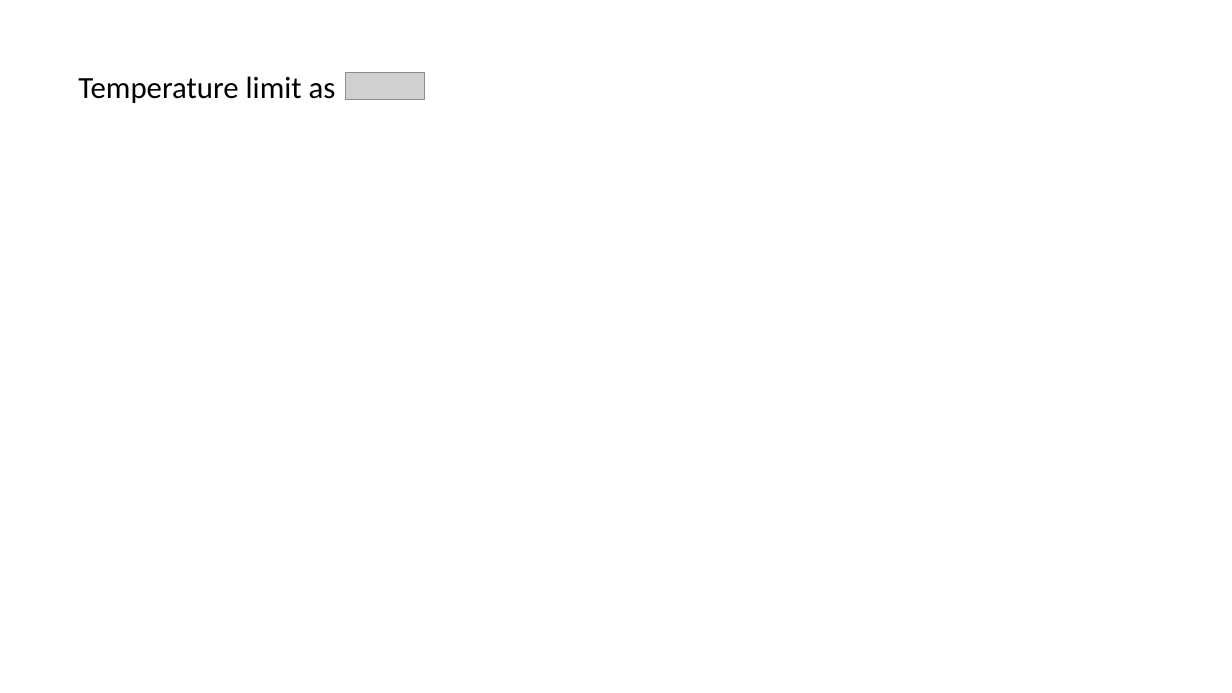
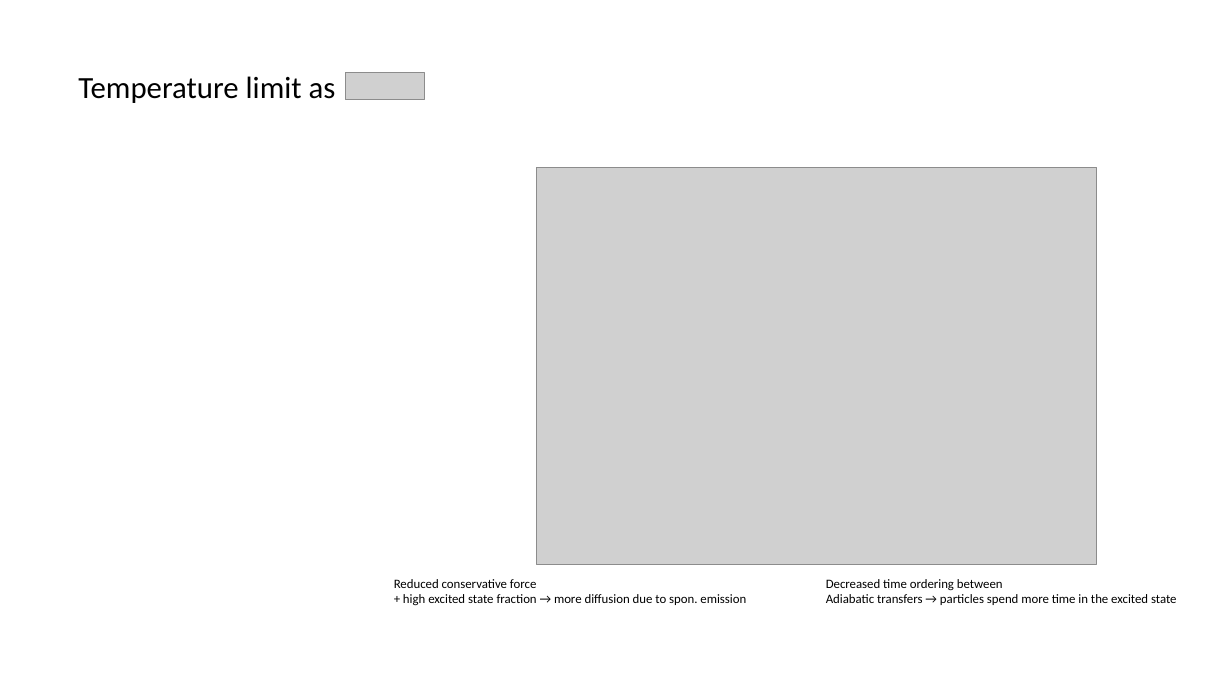
Before and after one commit to huanium/huanium, a slide deck: slide 10 of MIT PhD/ZGS/ZGS -Aug-26-2022/BUI-ZGS-Aug-26-2022.pptx (slide 9 before the commit). Drawn at 1232x693 pixels with LibreOffice and Linux fonts; fonts in the diff are those of the drawing; grey boxes stand for pictures. Boxes give left, top, right and bottom in pixels: in the first picture for what was removed or moved away, otherwise in the second. Text is boxed around its words. In the diff, an @@ line names an element or a change of style, - is before the commit and + after.

```diff
--- a/MIT PhD/ZGS/ZGS -Aug-26-2022/BUI-ZGS-Aug-26-2022.pptx
+++ b/MIT PhD/ZGS/ZGS -Aug-26-2022/BUI-ZGS-Aug-26-2022.pptx
@@ picture added at (537,167,1097,565) @@
@@ text added at (394,579,746,606), 10 pt, text #000000 @@
+Reduced conservative force
++ high excited state fraction → more diffusion due to spon. emission
@@ text added at (826,579,1177,605), 10 pt, text #000000 @@
+Decreased time ordering between
+Adiabatic transfers → particles spend more time in the excited state
```
Also in this commit, not shown: 3 other slides changed, 4 slides added, 2 slides removed, 9 other files.
